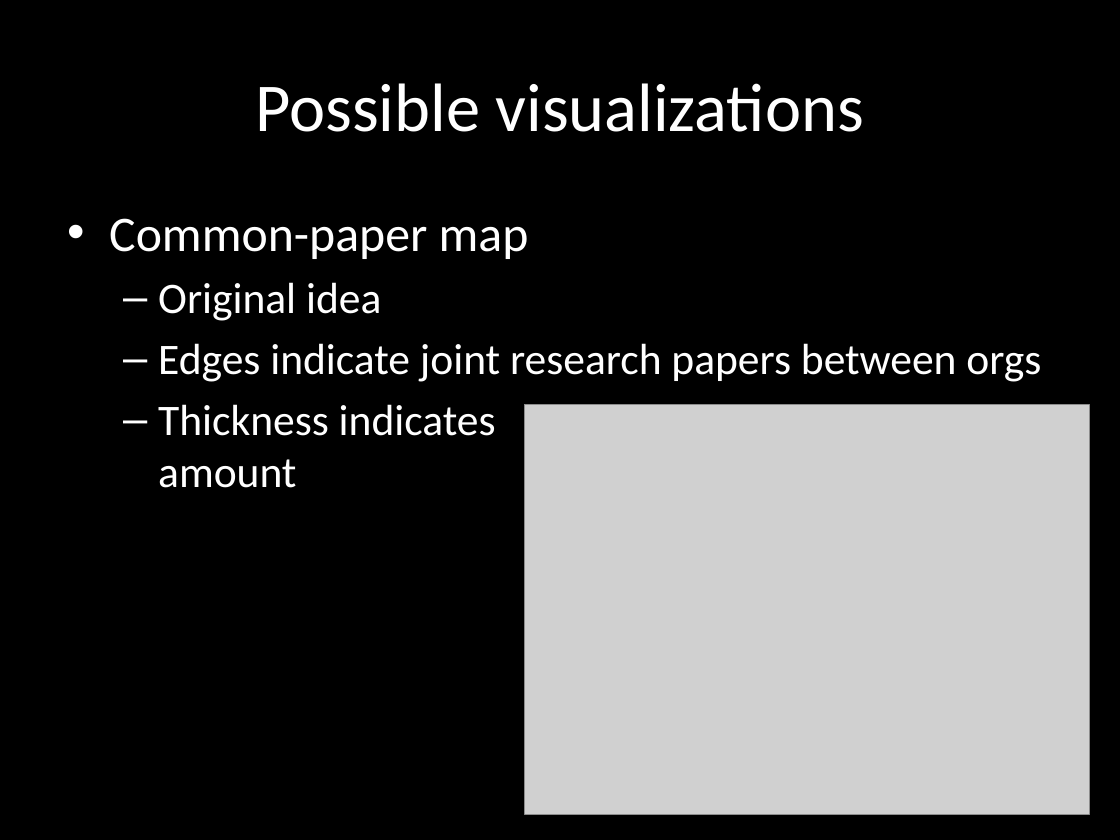
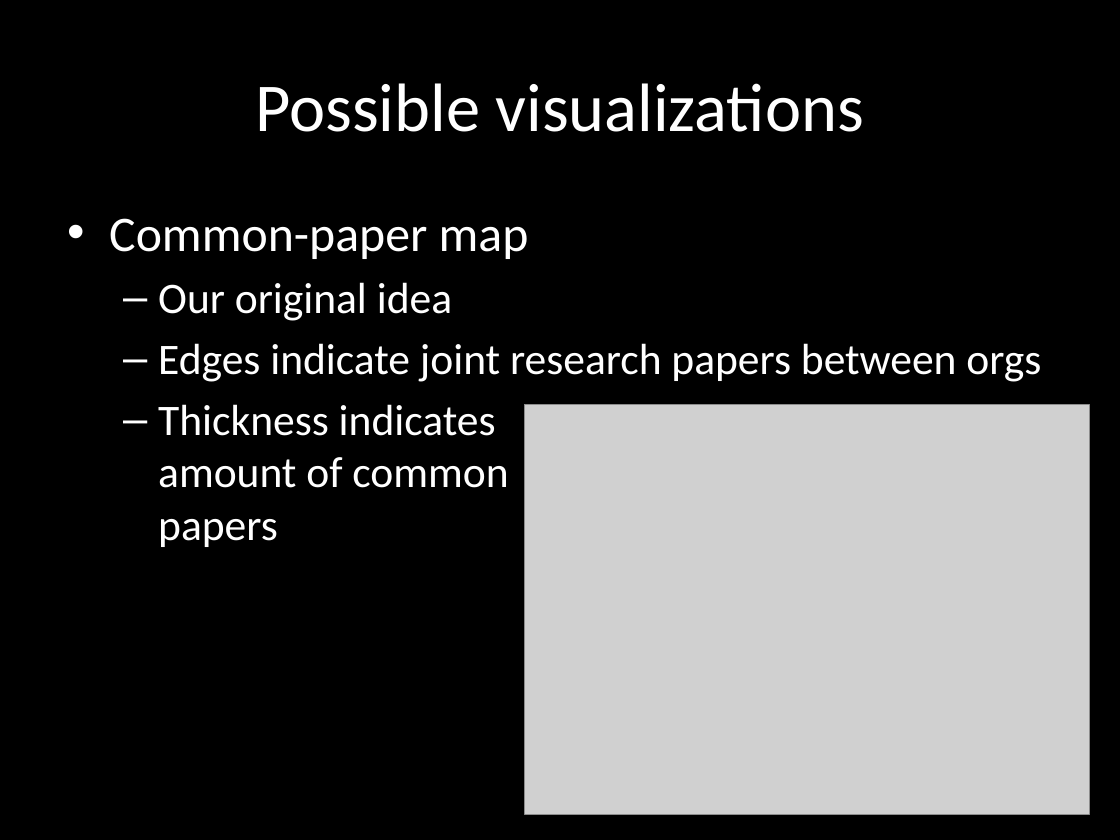
Before and after one commit to croes/capsel-lak, a slide deck: slide 4 of presentation/LAK Dataset Visualization.pptx. Drawn at 1120x840 pixels with LibreOffice and Linux fonts; fonts in the diff are those of the drawing; grey boxes stand for pictures. Boxes give left, top, right and bottom in pixels: in the first picture for what was removed or moved away, otherwise in the second. Text is boxed around its words. In the diff, an @@ line names an element or a change of style, - is before the commit and + after.

```diff
--- a/presentation/LAK Dataset Visualization.pptx
+++ b/presentation/LAK Dataset Visualization.pptx
@@ text at [158, 282, 452, 321]: text changed @@
-  – Original idea
+  – Our original idea
@@ text at [158, 404, 508, 547]: text changed @@
-  – Thickness indicates
-    amount
+  – Thickness indicates
+    amount of common
+    papers
```
Also in this commit, not shown: 1 other slide changed.
